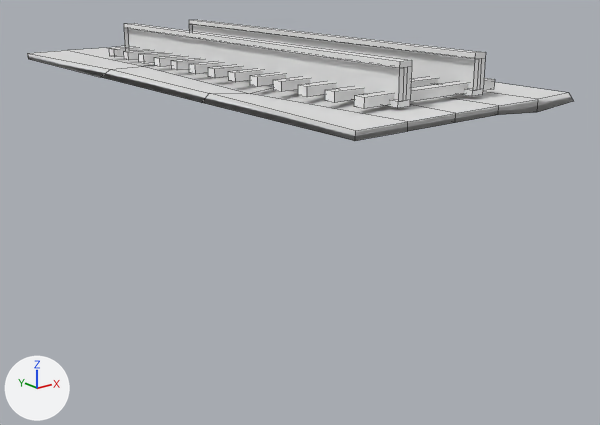
The FBX model working/subahu/FBX/Rail.fbx: old version first, new version second.
Camera for both pictures: a 50 mm camera at (-15.7, -22.0, 3.9) aimed at (1.2, -0.8, -4.6). Lighting does not change. The marker at lower left points along +X, +Y and +Z. Mesh edges are drawn as thin lines.

The first picture shows 'GraveledBase', 'Railyway'.
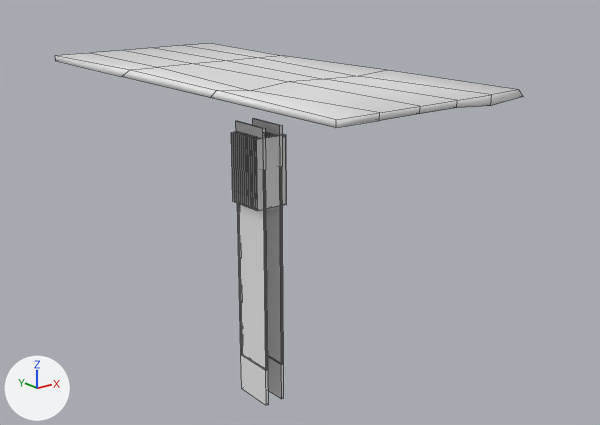
The newer file is also rescaled (x0.864), turned or shifted as a whole; pictures and numbers use the older file's frame.

Location of each change, [x1, y1, x2, y2] in pixels of the pictures (600 x 425 px):
'Railyway', reshaped (85% narrower, 219% taller): before [109, 20, 495, 109]; after [231, 119, 287, 405]
'GraveledBase', turned, rescaled: before [27, 46, 573, 141]; after [55, 43, 523, 128]

Edits to the bpy script that builds the scene:
```text
Change me_cube_003:
    where me_cube_003.from_pydata(...)  # 48 vertices, 46 faces; spans x -1.0..1.0, y -1.0..1.0, z -1.0..2.1
    used by ob_graveledbase; location = (0.0, 0.0, 0.15); scale = (-3.98, -9.12, -0.11)
    me_cube_003 part 1: the whole mesh is scaled about the mesh origin by (3.43, 7.88, -0.0954)
Change ob_graveledbase:
    ob_graveledbase.scale: (-3.98, -9.12, -0.11) -> (1.0, 1.0, 1.0)
    ob_graveledbase.rotation_euler: (0.0, 0.0, 0.0) -> (0.0, 0.0, -3.142)  # degrees (0, 0, 0) -> degrees (0, 0, -180)
```
